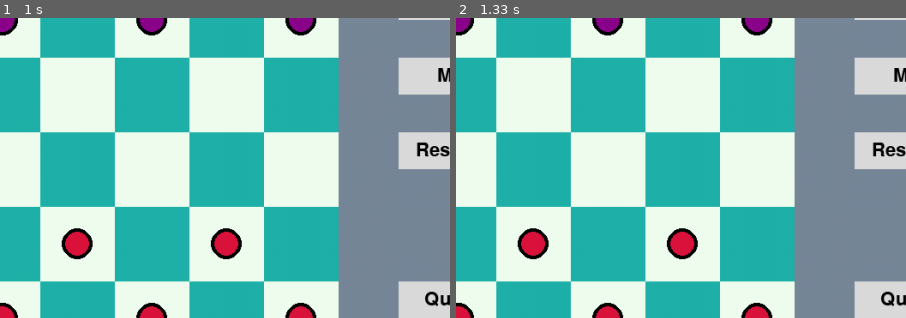
Above: before the commit, frames 1-2 (left to right).
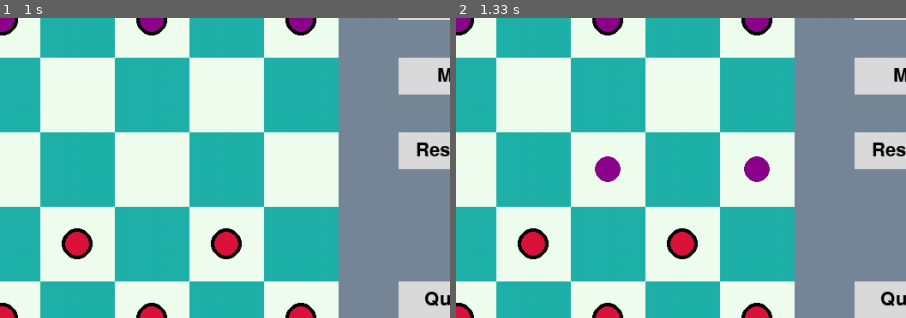
Above: after the commit, the same moments.

Repository: ps428/AI-Projects
Game: pygame game, started from Assignment_2/Checkers_Game/main.py
Two runs of this game, one before a commit and one after it. Both use one fixed random seed, a clock stepped at 60 frames per second and the inputs below.
Inputs (mouse positions are % of the whole screen's width and height, from its top left):
- Up to frame 1 (1 s): click (50, 50) at 0.38 s; click (59, 75) at 0.72 s
- Up to frame 2 (1.33 s): click (50, 62) at 1.05 s
The pictures show only the part of the screen within x 29-79%, y 31-81%; the shares and areas given below are measured in that part.

Frame 1 is identical in both runs. In frame 2, 0.8% of the frame differs, in the area x 30-70%, y 46-55%.

Commit message:
Very close,,,just a small error is causing infinite loop, automatic chance turn is activated somewhere

Diff:
--- a/Assignment_2/Checkers_Game/board.py
+++ b/Assignment_2/Checkers_Game/board.py
@@ -381,6 +381,7 @@
         #a little better scoring by considering kings
         score += 0.7*(self.kings_count_blue - self.kings_count_red)
         # TODO can work here for better AI
+        return score
 
     def champion(self):
         if self.player_count_red <=0:
--- a/Assignment_2/Checkers_Game/game.py
+++ b/Assignment_2/Checkers_Game/game.py
@@ -12,6 +12,7 @@
 
     def update(self):
         self.board.current_status(self.window)
+        self.draw_valid_moves(self.valid_positions)
         pygame.display.update()
 
     def reset(self):
@@ -21,42 +22,70 @@
         self.valid_positions = {}
         self.update()
 
-    def select_or_move(self, x,y):
-        if self.active_piece==None or self.active_piece==0:
-            print("vacant",self.active_piece)
-            self.active_piece = self.board.get_piece(x,y)
-            self.draw_possible_moves(self.active_piece)
-            self.valid_positions = self.board.get_valid_moves(self.active_piece)
+    # def select_or_move(self, x,y):
+    #     if self.active_piece==None or self.active_piece==0:
+    #         print("vacant",self.active_piece)
+    #         self.active_piece = self.board.get_piece(x,y)
+    #         self.draw_possible_moves(self.active_piece)
+    #         self.valid_positions = self.board.get_valid_moves(self.active_piece)
 
+    #     else:
+    #         print("peice: ",self.active_piece.row, self.active_piece.column)
+    #         if(x==self.active_piece.row and y == self.active_piece.column):
+    #             self.active_piece = None
+    #             print("reset selection")
+    #             self.update()
+    #             return
+
+    #         self.valid_positions = self.board.get_valid_moves(self.active_piece)
+
+    #         if (x,y) in self.valid_positions:
+    #             print("valid pos:" ,self.valid_positions)
+    #             deads = self.valid_positions[(x,y)]
+    #             if deads:
+    #                 self.board.kill(deads)
+    #             self.make_move(x,y)
+    #             self.update()
+
+    # def make_move(self, x, y):
+    #     # print("from:",self.active_piece.row,self.active_piece.column)
+    #     # print("to:",x,y)
+    #     if self.board.board[x][y] != 0:
+    #         self.active_piece = None
+    #         return
+
+    #     self.board.make_move(self.active_piece, x, y)
+    #     # self.active_piece.move(x,y)
+    #     self.active_piece = None
+    #     self.change_chance()
+
+    def select_or_move(self, row, col):
+        if self.active_piece:
+            result = self._move(row, col)
+            if not result:
+                self.active_piece = None
+                self.select_or_move(row, col)
+
+        piece = self.board.get_piece(row, col)
+        if piece != 0 and piece.color == self.chance:
+            self.active_piece = piece
+            self.valid_positions = self.board.get_valid_moves(piece)
+            return True
+
+        return False
+
+    def _move(self, row, col):
+        piece = self.board.get_piece(row, col)
+        if self.active_piece and piece == 0 and (row, col) in self.valid_positions:
+            self.board.make_move(self.active_piece, row, col)
+            skipped = self.valid_positions[(row, col)]
+            if skipped:
+                self.board.kill(skipped)
+            self.change_chance()
         else:
-            print("peice: ",self.active_piece.row, self.active_piece.column)
-            if(x==self.active_piece.row and y == self.active_piece.column):
-                self.active_piece = None
-                print("reset selection")
-                self.update()
-                return
+            return False
 
-            self.valid_positions = self.board.get_valid_moves(self.active_piece)
-
-            if (x,y) in self.valid_positions:
-                print("valid pos:" ,self.valid_positions)
-                deads = self.valid_positions[(x,y)]
-                if deads:
-                    self.board.kill(deads)
-                self.make_move(x,y)
-                self.update()
-
-    def make_move(self, x, y):
-        # print("from:",self.active_piece.row,self.active_piece.column)
-        # print("to:",x,y)
-        if self.board.board[x][y] != 0:
-            self.active_piece = None
-            return
-
-        self.board.make_move(self.active_piece, x, y)
-        # self.active_piece.move(x,y)
-        self.active_piece = None
-        self.change_chance()
+        return True
 
     def change_chance(self):
         if self.chance == values.RED:
@@ -73,7 +102,7 @@
             print(moves)
             for move in moves:
                 print(move)
-                if move is not None and len(move) is 2:
+                if move is not None and len(move) == 2:
                     x = move[1] * values.BLOCK_SIZE + values.BLOCK_SIZE//2
                     y = move[0] * values.BLOCK_SIZE + values.BLOCK_SIZE//2
                     # print("circle")
@@ -91,7 +120,16 @@
 
     def ai_move(self, board):
         self.board = board
+        print("called")
         self.change_chance()
 
     def get_board(self):
         return self.board
+
+    def draw_valid_moves(self, moves):
+        for move in moves:
+            row, col = move
+            pygame.draw.circle(self.window, values.BLUE, (col * values.BLOCK_SIZE +  values.BLOCK_SIZE//2, row *  values.BLOCK_SIZE +  values.BLOCK_SIZE//2), 15)
+
+    def champion(self):
+        return self.board.champion()
--- a/Assignment_2/Checkers_Game/main.py
+++ b/Assignment_2/Checkers_Game/main.py
@@ -3,6 +3,7 @@
 import values
 import game
 import board
+FPS = 60
 
 # Setting the dimensions of the window
 window = pygame.display.set_mode((values.WIDTH+values.OPTIONS_PANEL_SIZE, values.HEIGHT))
@@ -24,7 +25,18 @@
 
     myGame = game.playGame(window)
     myGame.update()
+    clock = pygame.time.Clock()
+
     while playing:
+        clock.tick(FPS)
+
+        if myGame.chance == values.BLUE:
+            value, new_board = min_max_game.minmax(myGame.get_board(), 1, values.BLUE, myGame)
+            myGame.ai_move(new_board)
+
+        if myGame.champion() != None:
+            print(game.champion())
+            run = False
 
         # Look at the events being triggered by the user in the game
         for event in pygame.event.get():
@@ -32,13 +44,6 @@
             if event.type == pygame.QUIT:
                 playing = False
 
-
-            # if myGame.board.champion() != None:
-            #     print(game.board.champion())
-            #     run = False
-
-            # if myGame.chance == values.BLUE:
-            #     value, new_board = min_max_game.minmax(myGame.get_board(), 4, values.BLUE, myGame)
 
 
             # If the event is mouse button cliked, then do something
@@ -70,6 +75,7 @@
                 else:
                     row, column = get_mouse_position(position)
                     myGame.select_or_move(column, row)
+        myGame.update()
 
 
         pygame.display.update()
--- a/Assignment_2/Checkers_Game/min_max_game.py
+++ b/Assignment_2/Checkers_Game/min_max_game.py
@@ -7,7 +7,7 @@
         return board_state.evaluation_function(), board_state
 
     if max_player:
-        max_score = -99999.99
+        max_score = float('-inf')
         ideal_move = None
         for move in get_all_moves(board_state, values.BLUE, game):
             score = minmax(move, depth-1, False, game)[0]
@@ -17,10 +17,11 @@
         return max_score, ideal_move
 
     else:
-        min_score = 999999.99
+        min_score = float('inf')
         ideal_move = None
         for move in get_all_moves(board_state, values.RED, game):
             score = minmax(move, depth-1, True, game)[0]
+            print(min_score, score)
             min_score = min(min_score, score)
             if min_score == score:
                 ideal_move = move
@@ -31,6 +32,8 @@
     for piece in board_state.get_all_pieces_colorwise(color):
         valid_moves = board_state.get_valid_moves(piece)
         for move, skip in valid_moves.items():
+            draw_moves(game, board_state, piece)
+
             curr_board = copy.deepcopy(board_state)
             curr_piece = curr_board.get_piece(piece.row, piece.column)
             new_board_state = simulation(curr_piece, move, curr_board, game, skip)
@@ -42,3 +45,10 @@
     if skip:
         board.kill(skip)
     return board
+
+def draw_moves(game, board, piece):
+    valid_moves = board.get_valid_moves(piece)
+    board.draw_blocks(game.window)
+    pygame.draw.circle(game.window, (0,255,0), (piece.x, piece.y), 50, 5)
+    game.draw_valid_moves(valid_moves.keys())
+    pygame.display.update()
